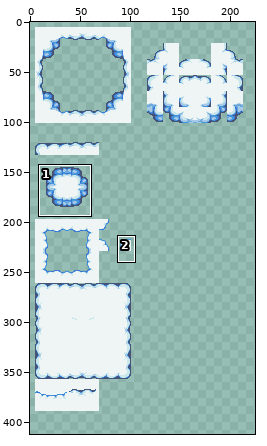
Sprite sheet -- roof/cloud_tileset.png. The picture above shows the old version from afar; the outline marks the close-up.
Close-up. Before:
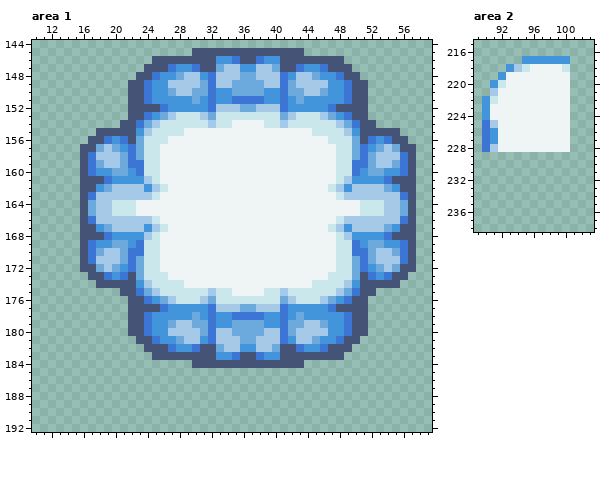
The file is 720x448 pixels. Shown: area 1: x 10..59, y 144..192; area 2: x 89..103, y 215..238. The old version is drawn lined up with the new one, on the new canvas. The wide view leaves out empty margins. The commit also changed other parts of the picture, which this record leaves out.
The same view after the edit:
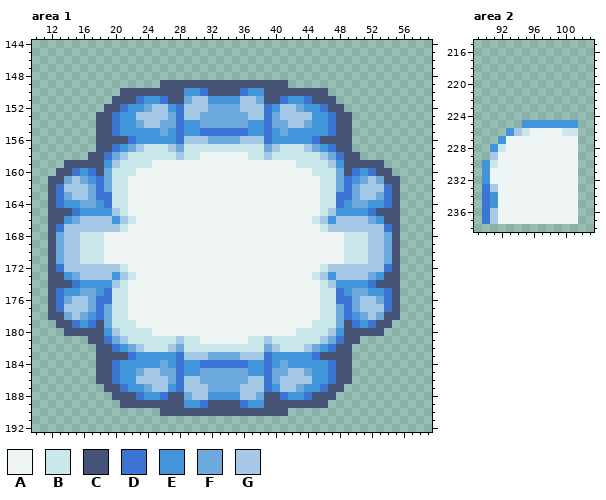
Palette (. is transparent): A #eff4f5  B #cae7ec  C #455377  D #3c75d4  E #4395db  F #6caade  G #a5c9e7
What changed:
canvas 720x448 -> 238x476, the old top-left corner now at 5,5 (the part of the old canvas that was cut away was empty and is not shown)
--- area 1
@@ x 10..59 @@
 144 ..................................................
-145 ....................CCCCCCCCCCCCCC................
-146 ...............CCCCCCCCEEDCCDEECCCCCCCC...........
-147 ..............CCCDEEDCCFGGEEGGFCCDEEDCCC..........
-148 .............CCDEEFGGEDGGGFFGGGDEGGFEEDCC.........
-149 ............CCDEEGGGGFDGGFFFFGGDFGGGGEEDCC........
-150 ............CCDEEFGGFFDEEFFFFEEDFFGGFEEDCC........
-151 ............CCDEEEEEFEDEEDDDDEEDEFEEEEEDCC........
-152 ............CCCCDEEEEEDGGGFFGGGDEEEEEDCCCC........
-153 ............CCDEFGBBBGFBBBBBBBBFGBBBGFEDCC........
-154 ...........CCDFGBBBBBBGBBAAAABBGBBBBBBGFDCC.......
-155 ........CCCCCEGBBBBAAAAAAAAAAAAAAAABBBBGECCCCC....
-156 .......CCDEDCFBBBAAAAAAAAAAAAAAAAAAAABBBFCDEDCC...
-157 ......CCFGFEDFBBAAAAAAAAAAAAAAAAAAAAAABBFDEFGFCC..
-158 ......CDGGGFDFBBAAAAAAAAAAAAAAAAAAAAAABBFDFGGGDC..
-159 ......CDFGGFDDBBAAAAAAAAAAAAAAAAAAAAAABBDDFGGFDC..
-160 ......CDEEFFEDBBAAAAAAAAAAAAAAAAAAAAAABBDEFFEEDC..
-161 ......CCCDEEEEGBAAAAAAAAAAAAAAAAAAAAAABGEEEEDCCC..
-162 ......CCEFGGGGEGBAAAAAAAAAAAAAAAAAAAABGEGGGGFECC..
-163 ......CDGGGGGGGBAAAAAAAAAAAAAAAAAAAAAABGGGGGGGDC..
-164 ......CFGGBBBAAAAAAAAAAAAAAAAAAAAAAAAAAAABBBGGFC..
-165 ......CFGGBBBAAAAAAAAAAAAAAAAAAAAAAAAAAAABBBGGFC..
-166 ......CDGGGGGGGBAAAAAAAAAAAAAAAAAAAAAABGGGGGGGDC..
-167 ......CCEFGGGGEGBAAAAAAAAAAAAAAAAAAAABGEGGGGFECC..
-168 ......CCCDEEEEGBAAAAAAAAAAAAAAAAAAAAAABGEEEEDCCC..
-169 ......CDEEFFEDBBAAAAAAAAAAAAAAAAAAAAAABBDEFFEEDC..
-170 ......CDFGGFDDBBAAAAAAAAAAAAAAAAAAAAAABBDDFGGFDC..
-171 ......CDGGGFDFBBAAAAAAAAAAAAAAAAAAAAAABBFDFGGGDC..
-172 ......CCFGFEDFBBAAAAAAAAAAAAAAAAAAAAAABBFDEFGFCC..
-173 .......CCDEDCFBBBAAAAAAAAAAAAAAAAAAAABBBFCDEDCC...
-174 ........CCCCCEGBBBBAAAAAAAAAAAAAAAABBBBGECCCCC....
-175 ...........CCDFGBBBBBBGBBAAAABBGBBBBBBGFDCC.......
-176 ............CCDEFGBBBGFBBBBBBBBFGBBBGFEDCC........
-177 ............CCCCDEEEEEDGGGFFGGGDEEEEEDCCCC........
-178 ............CCDEEEEEFEDEEDDDDEEDEFEEEEEDCC........
-179 ............CCDEEFGGFFDEEFFFFEEDFFGGFEEDCC........
-180 ............CCDEEGGGGFDGGFFFFGGDFGGGGEEDCC........
-181 .............CCDEEFGGEDGGGFFGGGDEGGFEEDCC.........
-182 ..............CCCDEEDCCFGGEEGGFCCDEEDCCC..........
-183 ...............CCCCCCCCEEDCCDEECCCCCCCC...........
-184 ....................CCCCCCCCCCCCCC................
-185 ..................................................
-186 ..................................................
-187 ..................................................
-188 ..................................................
-189 ..................................................
-190 ..................................................
+145 ..................................................
+146 ..................................................
+147 ..................................................
+148 ..................................................
+149 ................CCCCCCCCCCCCCCCC..................
+150 ...........CCCCCCCCEEDCCCCDEECCCCCCCC.............
+151 ..........CCCDEEDCCFGGEEEEGGFCCDEEDCCC............
+152 .........CCDEEFGGEDGGGFFFFGGGDEGGFEEDCC...........
+153 ........CCDEEGGGGFDGGFFFFFFGGDFGGGGEEDCC..........
+154 ........CCDEEFGGFFDEEFFFFFFEEDFFGGFEEDCC..........
+155 ........CCDEEEEEFEDEEDDDDDDEEDEFEEEEEDCC..........
+156 ........CCCCDEEEEEDGGGFFFFGGGDEEEEEDCCCC..........
+157 ........CCDEFGBBBGFBBBBBBBBBBFGBBBGFEDCC..........
+158 .......CCDFGBBBBBBGBBAAAAAABBGBBBBBBGFDCC.........
+159 ....CCCCCEGBBBBAAAAAAAAAAAAAAAAAABBBBGECCCCC......
+160 ...CCDEDCFBBBAAAAAAAAAAAAAAAAAAAAAABBBFCDEDCC.....
+161 ..CCFGFEDFBBAAAAAAAAAAAAAAAAAAAAAAAABBFDEFGFCC....
+162 ..CDGGGFDFBBAAAAAAAAAAAAAAAAAAAAAAAABBFDFGGGDC....
+163 ..CDFGGFDDBBAAAAAAAAAAAAAAAAAAAAAAAABBDDFGGFDC....
+164 ..CDEEFFEDBBAAAAAAAAAAAAAAAAAAAAAAAABBDEFFEEDC....
+165 ..CCCDEEEEGBAAAAAAAAAAAAAAAAAAAAAAAABGEEEEDCCC....
+166 ..CCEFGGGGEGBAAAAAAAAAAAAAAAAAAAAAABGEGGGGFECC....
+167 ..CDGGGGGGGBAAAAAAAAAAAAAAAAAAAAAAAABGGGGGGGDC....
+168 ..CFGGBBBAAAAAAAAAAAAAAAAAAAAAAAAAAAAAABBBGGFC....
+169 ..CFGGBBBAAAAAAAAAAAAAAAAAAAAAAAAAAAAAABBBGGFC....
+170 ..CFGGBBBAAAAAAAAAAAAAAAAAAAAAAAAAAAAAABBBGGFC....
+171 ..CFGGBBBAAAAAAAAAAAAAAAAAAAAAAAAAAAAAABBBGGFC....
+172 ..CDGGGGGGGBAAAAAAAAAAAAAAAAAAAAAAAABGGGGGGGDC....
+173 ..CCEFGGGGEGBAAAAAAAAAAAAAAAAAAAAAABGEGGGGFECC....
+174 ..CCCDEEEEGBAAAAAAAAAAAAAAAAAAAAAAAABGEEEEDCCC....
+175 ..CDEEFFEDBBAAAAAAAAAAAAAAAAAAAAAAAABBDEFFEEDC....
+176 ..CDFGGFDDBBAAAAAAAAAAAAAAAAAAAAAAAABBDDFGGFDC....
+177 ..CDGGGFDFBBAAAAAAAAAAAAAAAAAAAAAAAABBFDFGGGDC....
+178 ..CCFGFEDFBBAAAAAAAAAAAAAAAAAAAAAAAABBFDEFGFCC....
+179 ...CCDEDCFBBBAAAAAAAAAAAAAAAAAAAAAABBBFCDEDCC.....
+180 ....CCCCCEGBBBBAAAAAAAAAAAAAAAAAABBBBGECCCCC......
+181 .......CCDFGBBBBBBGBBAAAAAABBGBBBBBBGFDCC.........
+182 ........CCDEFGBBBGFBBBBBBBBBBFGBBBGFEDCC..........
+183 ........CCCCDEEEEEDGGGFFFFGGGDEEEEEDCCCC..........
+184 ........CCDEEEEEFEDEEDDDDDDEEDEFEEEEEDCC..........
+185 ........CCDEEFGGFFDEEFFFFFFEEDFFGGFEEDCC..........
+186 ........CCDEEGGGGFDGGFFFFFFGGDFGGGGEEDCC..........
+187 .........CCDEEFGGEDGGGFFFFGGGDEGGFEEDCC...........
+188 ..........CCCDEEDCCFGGEEEEGGFCCDEEDCCC............
+189 ...........CCCCCCCCEEDCCCCDEECCCCCCCC.............
+190 ................CCCCCCCCCCCCCCCC..................
 191 ..................................................
--- area 2
@@ x 89..103 @@
 216 ...............
-217 ......EEEEEE...
-218 ....EGBAAAAB...
-219 ...EAAAAAAAA...
-220 ..EBAAAAAAAA...
-221 ..GAAAAAAAAA...
-222 .EBAAAAAAAAA...
-223 .EAAAAAAAAAA...
-224 .EAAAAAAAAAA...
-225 .DGAAAAAAAAA...
-226 .DEAAAAAAAAA...
-227 .DEAAAAAAAAA...
-228 .DGAAAAAAAAA...
-229 ...............
-230 ...............
-231 ...............
-232 ...............
-233 ...............
-234 ...............
-235 ...............
-236 ...............
-237 ...............
+217 ...............
+218 ...............
+219 ...............
+220 ...............
+221 ...............
+222 ...............
+223 ...............
+224 ...............
+225 ......EEEEEEE..
+226 ....EGBAAAABB..
+227 ...EAAAAAAAAA..
+228 ..EBAAAAAAAAA..
+229 ..GAAAAAAAAAA..
+230 .EBAAAAAAAAAA..
+231 .EAAAAAAAAAAA..
+232 .EAAAAAAAAAAA..
+233 .DGAAAAAAAAAA..
+234 .DEAAAAAAAAAA..
+235 .DEAAAAAAAAAA..
+236 .DGAAAAAAAAAA..
+237 .DGAAAAAAAAAA..
 238 ...............
